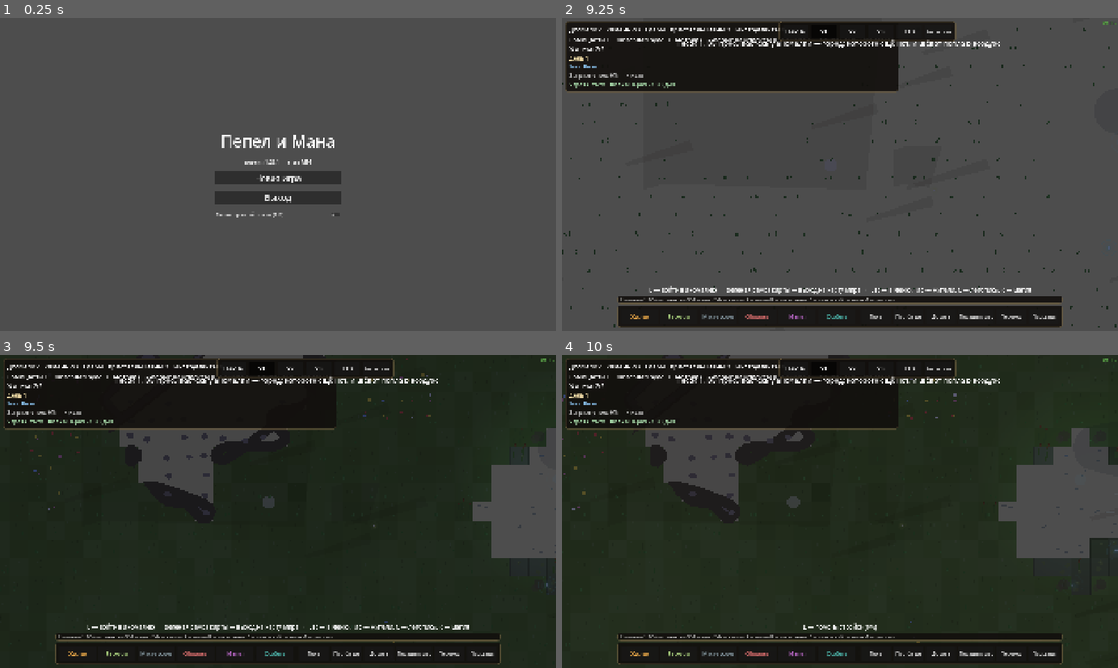
Above: before the commit, frames 1-4 (two rows, left to right).
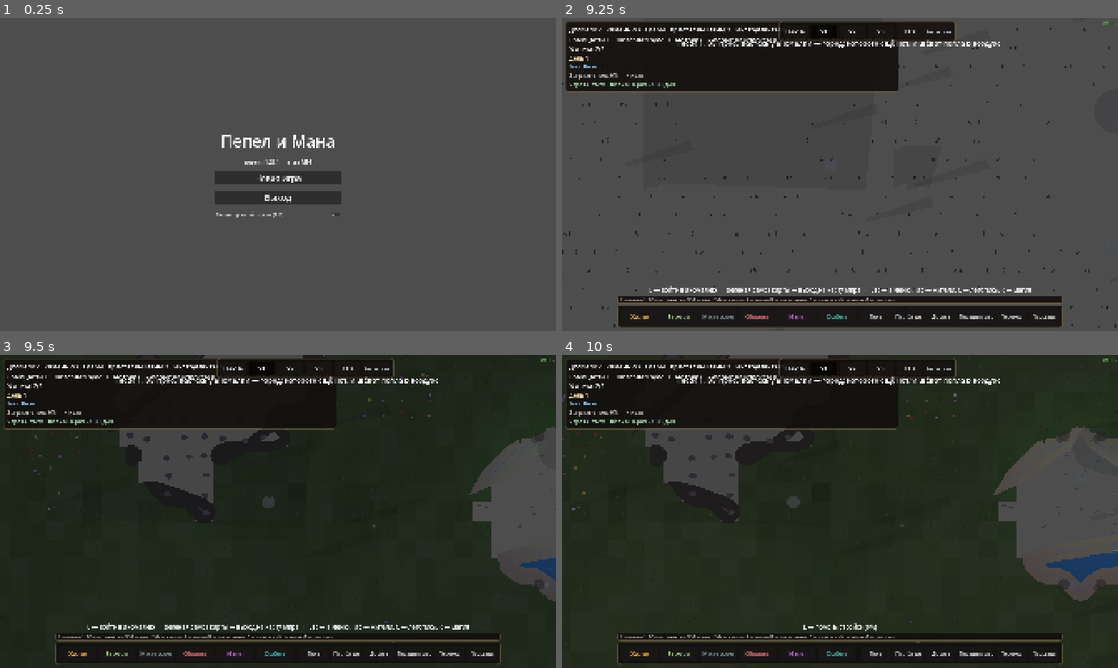
Above: after the commit, the same moments.

Repository: SDVGames-Studio/pepel-i-mana
Game: Godot game, scene res://scenes/main_menu.tscn
Two runs of this game, one before a commit and one after it. Both use one fixed random seed, a clock stepped at 60 frames per second and the inputs below.
Inputs (mouse positions are in pixels of both pictures, inside the frame that each line leads up to):
- Up to frame 1 (0.25 s): no input
- Up to frame 2 (9.25 s): click "Новая игра" at 0.5 s; click "Новая игра" at 1.25 s; click "Полноэкранный режим (F11)" at 2 s; tap Enter at 2.75 s; move the mouse to (962, 158) at 2.77 s; hold D (move_right) 2.78-3.5 s; tap Space (dash) at 2.85, 3.5 s; click (962, 158) at 2.92 s; drag from (728, 190) to (812, 237) at 3.52 s; click "Полноэкранный режим (F11)" at 4.25 s; click "Норма" at 5 s; click "Тест-режим: много ресурсов, р…" at 5.75 s; click "Мало" at 6.5 s; click "Ссоры и воровство среди жител…" at 7.25 s; click "Много" at 8 s; click "Основать город" at 8.75 s
- Up to frame 3 (9.5 s): no input
- Up to frame 4 (10 s): move the mouse to (895, 442) at 9.52 s; hold D (move_right) from 9.53 s (still down); tap B at 9.6 s

Frames 1-2 are identical in both runs. In frame 3, 1.5% of the frame differs, in the area x 84-100%, y 22-79%; in frame 4, 2.7%, in the area x 77-100%, y 22-79%.
Error in both runs: Cannot call method 'get_size' on a null value. (res://scripts/city_view.gd:342)

Commit message:
Брод для всех своих: A* жителей открыл воду с весом (река/озеро 2.5, болото 4.0, мост 0.7 — самый дешёвый переезд), шаг в воде замедлен (болото 0.4x, река/озеро 0.6x); мутанты воду не переходят (сплошная, v1.26) — мосты остаются их единственной переправой; классификация водоёмов переехала на карту (city_map.water_kind — единый источник для путей и отрисовки); страховки «замурован» переведены на сплошность A*. Тесты: 4 прогона зелёные (инвариант сплошности test_stage2 обновлён под брод)

Diff:
--- a/scripts/city_map.gd
+++ b/scripts/city_map.gd
@@ -29,6 +29,7 @@
 var logs := {}                  # Vector2i -> {size: int}: поваленные брёвна на земле (v1.21.2) —
                                 # герой валит, лесопилка подбирает и пилит
 var bridges := {}               # Vector2i -> true: мосты через воду (M14-I)
+var water_kind := {}            # Vector2i -> "lake"|"river"|"swamp" (брод, v1.29.1)
 var anomaly_tile := Vector2i.ZERO   # вход в данж (у аномалии)
 var spawn_tile := Vector2i.ZERO     # старт героя и жителей
 var world_exit_tile := Vector2i.ZERO  # край города — выход на карту мира (M8)
@@ -54,31 +55,122 @@
 		_generate_once(seed_value + attempt * 1013, params)
 		if _connected():
 			break
+	_classify_water()
 	_setup_astar()
 	mark_terrain_solid()
 
 
-## Природные препятствия (вода, скалы, руда) — сплошные для A* (этап 2:
-## мутанты и жители больше не срезают через озёра и скалы). Мосты открывают
-## воду (is_nature_walkable учитывает их), деревья проходимы по дизайну —
+## Природные препятствия: скалы/руда/выработанная порода — сплошные для A*.
+## v1.29.1 (брод, заказчик): вода проходима вброд для СВОИХ (жители, путь
+## с повышенным весом — без причины никто через озеро не срезает; герой
+## идёт с замедлением). Для мутантов вода осталась сплошной (v1.26) —
+## переправа для них только по мостам. Деревья проходимы по дизайну —
 ## на них стоят лесорубы и герой при рубке.
 func mark_terrain_solid() -> void:
 	if astar == null:
 		return
 	for y in h:
 		for x in w:
-			var solid := not is_nature_walkable(Vector2i(x, y))
-			astar.set_point_solid(Vector2i(x, y), solid)
-			astar_raider.set_point_solid(Vector2i(x, y), solid)
+			var t := Vector2i(x, y)
+			var solid: bool = not is_nature_walkable(t)
+			var ford: bool = grid[y][x] == TILE_WATER
+			# брод: для своих вода открыта, для мутантов — сплошная (v1.26)
+			astar.set_point_solid(t, solid and not ford)
+			astar_raider.set_point_solid(t, solid)
+			if ford:
+				_apply_tile_weight(t)
+	for p: Vector2i in bridges:
+		_apply_tile_weight(p)
+
+
+## Вес тайла для A* (брод v1.29.1): земля 1.0, дорога 0.4 (set_road),
+## вода — против шерсти: река/озеро 2.5, болото 4.0 (вязнет), мост — 0.7.
+const FORD_WEIGHT := {"river": 2.5, "lake": 2.5, "swamp": 4.0}
+const BRIDGE_WEIGHT := 0.7
+
+
+func _apply_tile_weight(p: Vector2i) -> void:
+	var w := 1.0
+	if bridges.has(p):
+		w = BRIDGE_WEIGHT
+	elif water_kind.has(p):
+		w = float(FORD_WEIGHT.get(String(water_kind[p]), 2.5))
+	astar.set_point_weight_scale(p, w)
+	astar_raider.set_point_weight_scale(p, w)
+
+
+## Классификация водоёмов (v1.29.1, брод): вытянутая лента — река, малое
+## компактное пятно — болотце, остальное — озеро. Один источник правды для
+## путей (вес/замедление) и отрисовки (city_terrain берёт отсюда).
+func _classify_water() -> void:
+	water_kind = {}
+	var seen := {}
+	for y in h:
+		for x in w:
+			var start := Vector2i(x, y)
+			if grid[y][x] != TILE_WATER or seen.has(start):
+				continue
+			var queue: Array = [start]
+			seen[start] = true
+			var comp: Array = []
+			var mn: Vector2i = start
+			var mx: Vector2i = start
+			while not queue.is_empty():
+				var t: Vector2i = queue.pop_back()
+				comp.append(t)
+				mn = Vector2i(mini(mn.x, t.x), mini(mn.y, t.y))
+				mx = Vector2i(maxi(mx.x, t.x), maxi(mx.y, t.y))
+				for d in [Vector2i(1, 0), Vector2i(-1, 0), Vector2i(0, 1), Vector2i(0, -1)]:
+					var n: Vector2i = t + d
+					if in_bounds(n) and grid[n.y][n.x] == TILE_WATER and not seen.has(n):
+						seen[n] = true
+						queue.append(n)
+			var size := Vector2(mx - mn + Vector2i(1, 1))
+			var kind := "lake"
+			if maxf(size.x, size.y) / maxf(1.0, minf(size.x, size.y)) >= 2.8:
+				kind = "river"
+			elif comp.size() <= 16:
+				kind = "swamp"
+			for t: Vector2i in comp:
+				water_kind[t] = kind
+
+
+## Тип воды в тайле ("" — не вода).
+func water_kind_at(p: Vector2i) -> String:
+	return String(water_kind.get(p, ""))
+
+
+## Замедление в воде (брод): болото 0.4 (долго), река/озеро 0.6 (проще);
+## не вода — 1.0.
+func water_speed_mult(p: Vector2i) -> float:
+	match water_kind_at(p):
+		"swamp":
+			return 0.4
+		"river", "lake":
+			return 0.6
+	return 1.0
+
+
+## Сплошной ли тайл для A* (вода при броде — НЕ сплошная). Страховки
+## «замурован под стеной» должны смотреть сюда, а не в is_walkable, — иначе
+## они телепортировали бы всех, кто стоит в воде.
+func is_solid(p: Vector2i, for_raider := false) -> bool:
+	if astar == null or not in_bounds(p):
+		return false
+	var g := astar_raider if for_raider else astar
+	return g.is_point_solid(p)
 
 
 ## Пересчитать сплошность одной клетки после изменения рельефа
 ## (мост построен, скала выработана, вскрыта руда).
 func refresh_tile_solid(p: Vector2i) -> void:
 	if astar != null and in_bounds(p):
-		var solid := not is_nature_walkable(p)
-		astar.set_point_solid(p, solid)
+		var solid: bool = not is_nature_walkable(p)
+		var ford: bool = grid[p.y][p.x] == TILE_WATER
+		astar.set_point_solid(p, solid and not ford)
 		astar_raider.set_point_solid(p, solid)
+		if ford:
+			_apply_tile_weight(p)
 
 
 func _generate_once(seed_value: int, params: Dictionary) -> void:
--- a/scripts/city_sim_threat.gd
+++ b/scripts/city_sim_threat.gd
@@ -335,9 +335,10 @@
 		r["path"] = PackedVector2Array()
 		return true   # пришли
 	if path.is_empty():
-		# стоит на сплошном для мутантов тайле (ворота заперли под ногами,
-		# стену достроили) — сходит на ближайшую свободную клетку
-		if not map.is_raider_walkable(here):
+		# стоит на СПЛОШНОМ для мутантов тайле (ворота заперли под ногами,
+		# стену достроили) — сходит на ближайшую свободную клетку; вода при
+		# броде не сплошная — мокрый мутант телепорта не получает
+		if map.is_solid(here, true):
 			var free := _nearest_raider_walkable(here)
 			if free != Vector2i(-1, -1):
 				r["pos"] = map.tile_center_px(free)
--- a/scripts/city_sim_tick.gd
+++ b/scripts/city_sim_tick.gd
@@ -1274,9 +1274,10 @@
 		r["_repath_at"] = time + float(pcfg.get("empty_retry", 1.0))
 		path = r["path"]
 	if path.is_empty():
-		# страховка: замурован на сплошном тайле (стену достроили под ногами)
+		# страховка: замурован на СПЛОШНОМ тайле (стену достроили под ногами);
+		# вода при броде не сплошная — мокрый житель телепорта не получает
 		var here: Vector2i = map.tile_of_px(r["pos"])
-		if not map.is_walkable(here):
+		if map.is_solid(here):
 			var free := _nearest_walkable(here)
 			if not free == Vector2i(-1, -1):
 				r["pos"] = map.tile_center_px(free)
@@ -1293,6 +1294,8 @@
 		var rcfg: Dictionary = cfg.get("roads", {})
 		step *= float(rcfg.get("porter_mult", 1.8)) if String(r["prof"]) == "porter" \
 				else float(rcfg.get("mult", 1.4))
+	# брод (v1.29.1): в воде все идут медленно — болото дольше реки
+	step *= map.water_speed_mult(map.tile_of_px(pos))
 	var step_total := step
 	while step > 0.0 and not path.is_empty():
 		var to_next: Vector2 = path[0] - pos
--- a/scripts/city_terrain.gd
+++ b/scripts/city_terrain.gd
@@ -554,8 +554,14 @@
 		for rl in raw:
 			smootheds.append(_smooth_loop(rl))
 		for sm in smootheds:
-			var kind := _water_kind(sm, ts)
 			var tiles := _loop_tiles(sm, ts)
+			# v1.29.1: тип водоёма считает КАРТА (он нужен и путям/броду);
+			# локальный расчёт по силуэту — страховка для карт без неё
+			var kind := ""
+			if not tiles.is_empty():
+				kind = map.water_kind_at(tiles[0])
+			if kind == "":
+				kind = _water_kind(sm, ts)
 			for t: Vector2i in tiles:
 				_water_tile_kind[t] = kind
 			_water_cached.append({"loop": sm,
@@ -718,8 +724,10 @@
 
 
 ## Тип водоёма в тайле («lake» | «river» | «swamp») — брод героя и подсказки.
+## Первоисточник — карта (water_kind), локальный — страховка.
 func water_kind_at(t: Vector2i) -> String:
-	return String(_water_tile_kind.get(t, "lake"))
+	var k: String = map.water_kind_at(t)
+	return k if k != "" else String(_water_tile_kind.get(t, "lake"))
 
 
 ## Сколько водных соседей по 8 направлениям (глубина плиты).
--- a/tests/test_stage2.gd
+++ b/tests/test_stage2.gd
@@ -110,17 +110,27 @@
 		for x in m.w:
 			var t := Vector2i(x, y)
 			var nw: bool = m.is_nature_walkable(t)
+			var water: bool = m.grid[t.y][t.x] == m.TILE_WATER
 			# клетки под зданиями сплошные по правилу зданий (аспект 2) — не рельеф
-			if sim.building_at(t).is_empty() and m.astar.is_point_solid(t) == nw:
-				solid_ok = false
+			if sim.building_at(t).is_empty():
+				# брод v1.29.1: вода не сплошная для жителей (вес > 1) и
+				# сплошная для мутантов; скалы/руда/порода — сплошные для всех
+				if m.astar.is_point_solid(t) != (not nw and not water):
+					solid_ok = false
+				if water and m.astar.get_point_weight_scale(t) <= 1.0:
+					solid_ok = false
+				if m.astar_raider.is_point_solid(t) != (not nw):
+					solid_ok = false
 			if nw and walk_sample == Vector2i(-1, -1):
 				walk_sample = t
-	_check(solid_ok, "A*: сплошность клетки совпадает с проходимостью рельефа")
+	_check(solid_ok, "A*: сплошность по рельефу (вода — брод для своих, скалы для всех)")
 	var path_clean := true
 	if not walk_sample == Vector2i(-1, -1):
 		var goal: Vector2i = m.nearest_walkable(m.spawn_tile)
 		for cell in m.path_px(m.tile_center_px(walk_sample), goal):
-			if not m.is_walkable(Vector2i(int(cell.x / m.ts), int(cell.y / m.ts))):
+			var pt := Vector2i(int(cell.x / m.ts), int(cell.y / m.ts))
+			# брод: путь может включать воду — нельзя только по сплошным тайлам
+			if m.is_solid(pt):
 				path_clean = false
 				break
 	_check(path_clean, "путь A* не содержит непроходимых клеток")
Not shown, changed: CHANGELOG_E2.md
